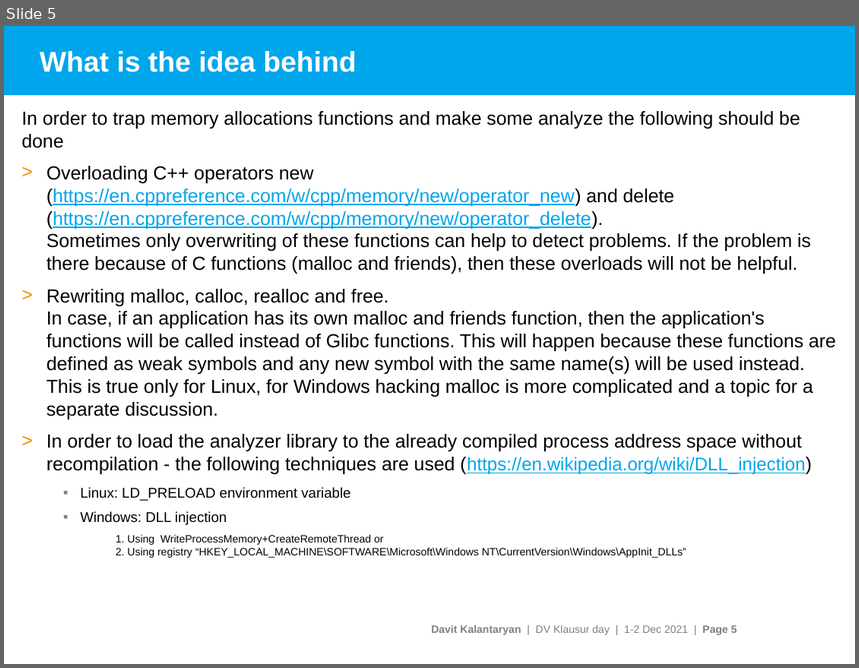
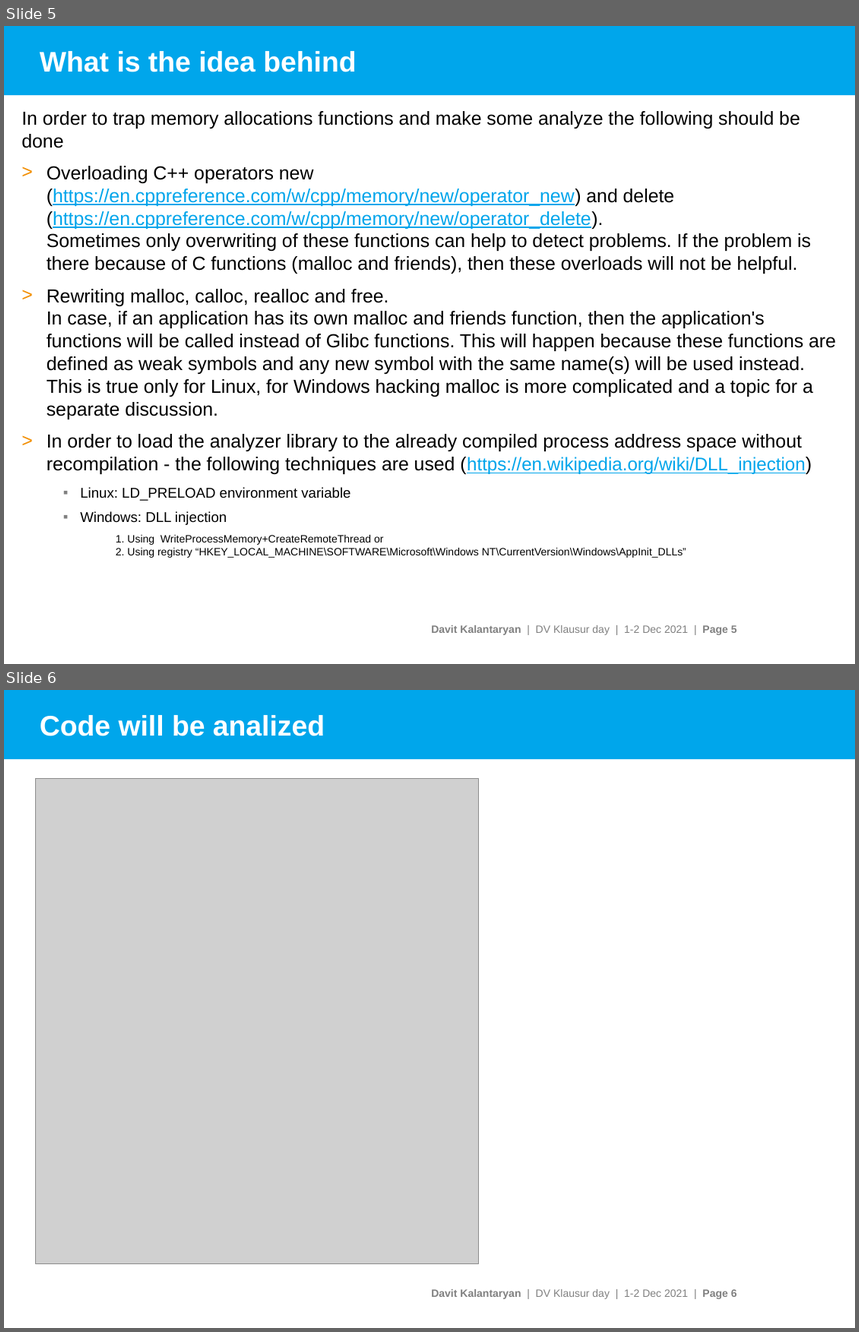
Before and after one commit to davitkalantaryan/old-crash_investigator, a slide deck: docs/crash_investigations.pptx. Shown one above the other, each under a label of ours: slide 5 before the commit, slides 5 and 6 after it. The pictures are 859x668 and 859x1332 pixels, drawn with LibreOffice and Linux fonts; fonts in the diff are those of the drawing; grey boxes stand for pictures; background and template pictures are left out. Boxes give left, top, right and bottom in pixels: in the first picture for what was removed or moved away, otherwise in the second. Text is boxed around its words. In the diff, an @@ line names an element or a change of style, - is before the commit and + after.

```diff
--- a/docs/crash_investigations.pptx
+++ b/docs/crash_investigations.pptx
@@ slide 6 added at <box>4,690,855,1328</box>, background #FFFFFF; not listed: 2 template elements that a slide beside it also shows @@
@@ title added at <box>40,715,325,736</box>, 24 pt, text #FFFFFF, bold @@
+Code will be analized
@@ picture added at <box>35,778,478,1265</box> @@
```
Also in this commit, not shown: 1 slide changed, 1 slide removed.
